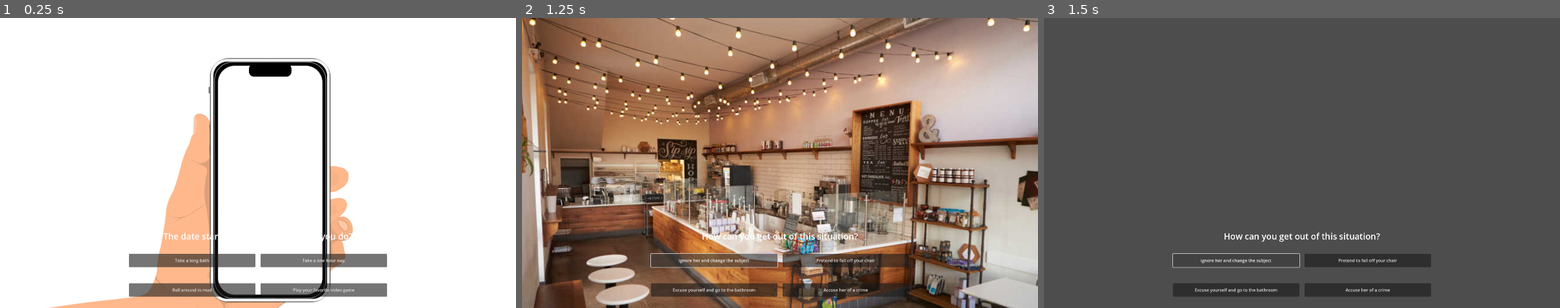
Above: before the commit, frames 1-3 (left to right).
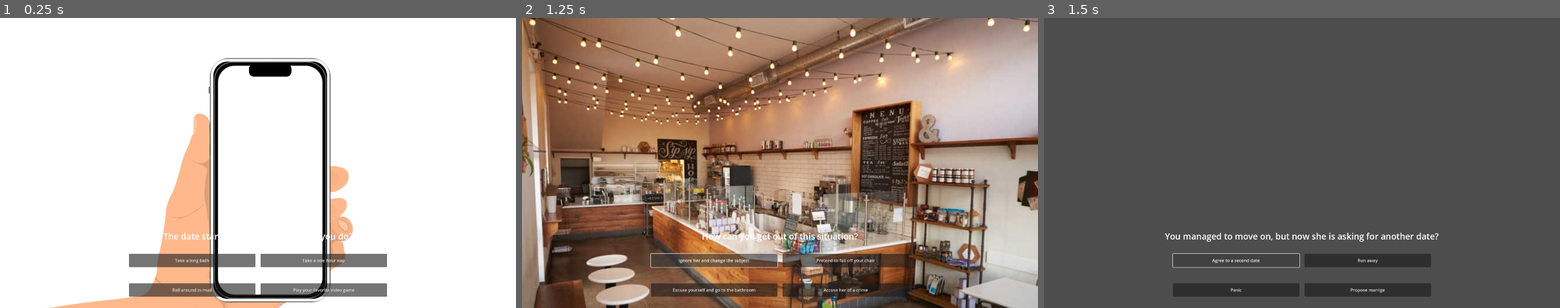
Above: after the commit, the same moments.

Repository: mxbernerSNC/Reverse-Dating-Sim
Game: Godot game, scene res://main.tscn
The game is run twice, just before and just after one commit, with the same random seed, the same clock (stepped at 60 frames per second) and the same inputs.
Inputs:
- Up to frame 1 (0.25 s): no input
- Up to frame 2 (1.25 s): click "Take a long bath" at 0.5 s
- Up to frame 3 (1.5 s): click "ignore her and change the sub…" at 1.25 s

Frames 1-2 are identical in both runs. In frame 3, 1.0% of the frame differs, in the area x 23-77%, y 74-95%.
Error before the commit: Invalid access to property or key 'neutral.tscn' on a base object of type 'Dictionary'. (res://prompt.gd:9)

Commit message:
added comments to prompt.gd

Diff:
--- a/prompt.gd
+++ b/prompt.gd
@@ -6,9 +6,12 @@
 var curr_scene
 
 func init_scene(scene_name):
-	curr_scene = scene_tscn[scene_name].instantiate()
-	self.get_parent().add_child(curr_scene) # add tscn
+	# instance tscn file
+	if scene_name in scene_tscn:
+		curr_scene = scene_tscn[scene_name].instantiate()
+		self.get_parent().add_child(curr_scene)
 
+	# update prompt
 	var scene = scenes[scene_name]
 	options = self.find_children("opt*")
 	$question.text = scene.question
@@ -21,7 +24,10 @@
 		options[i].pressed.connect(_option_selected.bind(scene.options[i].next))
 
 func _option_selected(next_scene):
+	# remove previous scene
 	curr_scene.queue_free()
+
+	# init next_scene
 	print("Switching to ", next_scene)
 	if next_scene in scenes:
 		init_scene(next_scene)
